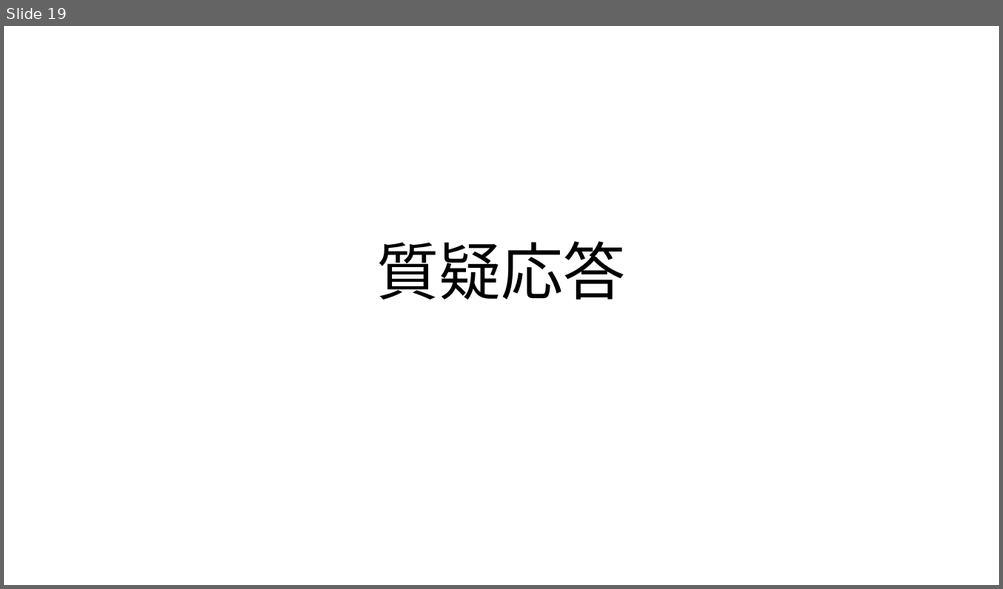
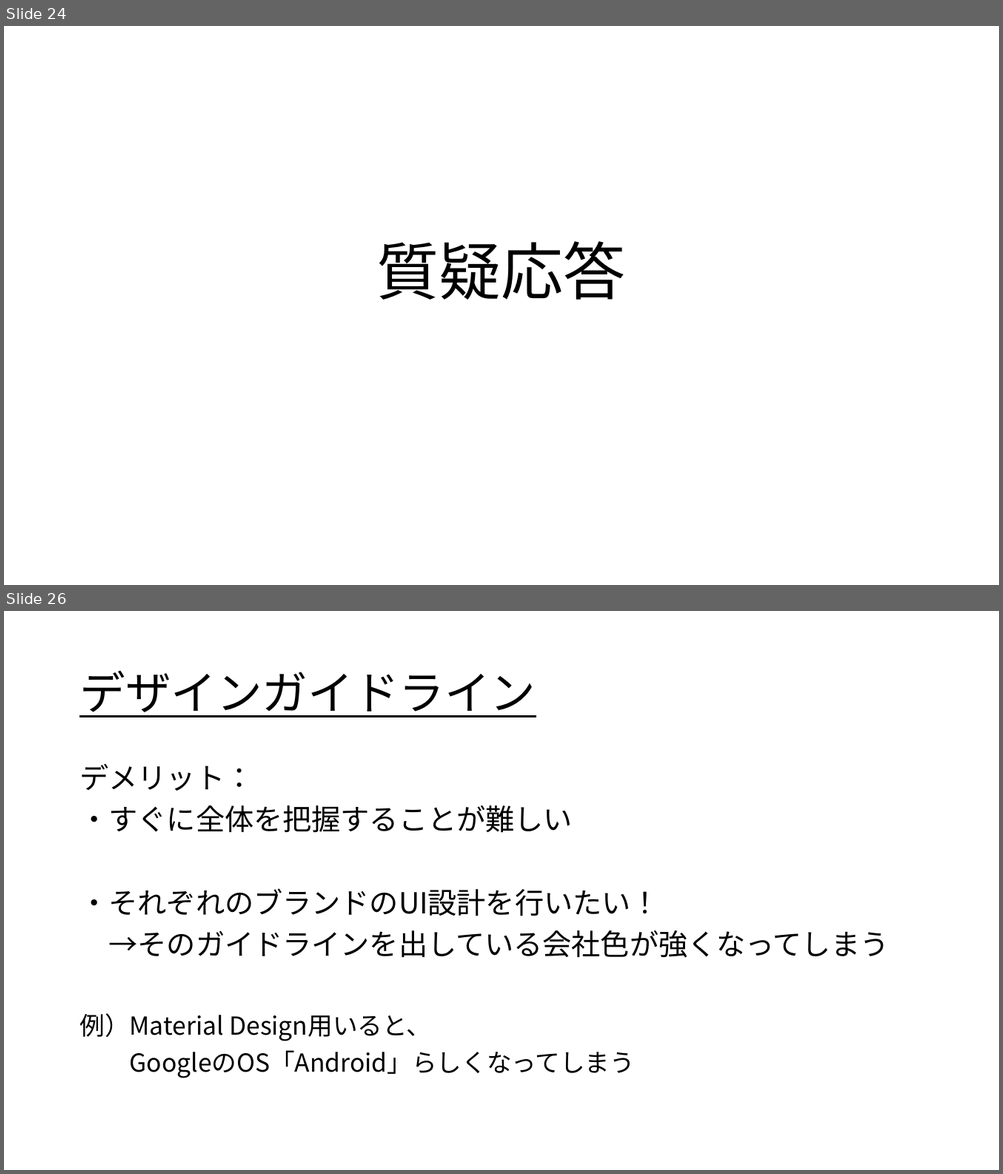
Before and after one commit to R4HB02-teamR/-R, a slide deck: progress/樫本/2022_0203クラス内発表.pptx. Shown one above the other, each under a label of ours: slide 19 before the commit, slides 24 and 26 after it; the slides between them are not shown. The pictures are 1003x589 and 1003x1174 pixels, drawn with LibreOffice and Linux fonts; fonts in the diff are those of the drawing. Boxes give left, top, right and bottom in pixels: in the first picture for what was removed or moved away, otherwise in the second. Text is boxed around its words. In the diff, an @@ line names an element or a change of style, - is before the commit and + after.

```diff
--- a/progress/樫本/2022_0203クラス内発表.pptx
+++ b/progress/樫本/2022_0203クラス内発表.pptx
@@ slide 26 added at bbox=[4, 611, 999, 1170], background #FFFFFF @@
@@ title added at bbox=[79, 670, 535, 718], 44 pt, text #000000, underline @@
+デザインガイドライン
@@ text added at bbox=[79, 763, 889, 1079], 28 pt, text #000000 @@
+デメリット：
+・すぐに全体を把握することが難しい
+・それぞれのブランドのUI設計を行いたい！
+→そのガイドラインを出している会社色が強くなってしまう
+例）Material Design用いると、
+GoogleのOS「Android」らしくなってしまう
@@ what was slide 19 is now slide 24 @@
```
Also in this commit, not shown: 11 slides changed, 9 other slides added, 2 slides removed, 1 other file.
